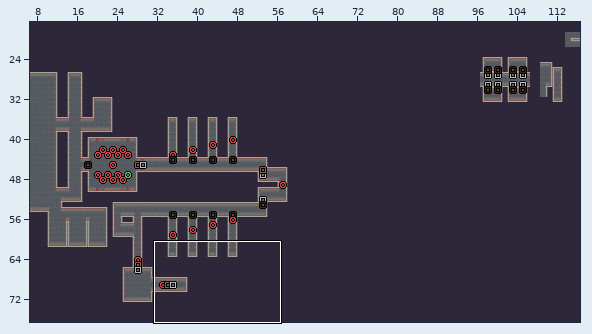
Two versions of a level (LDtk project, assets/maps/game_map.ldtk). The picture above shows the old version from afar; the outline marks the close-up.
Close-up. The starting point:
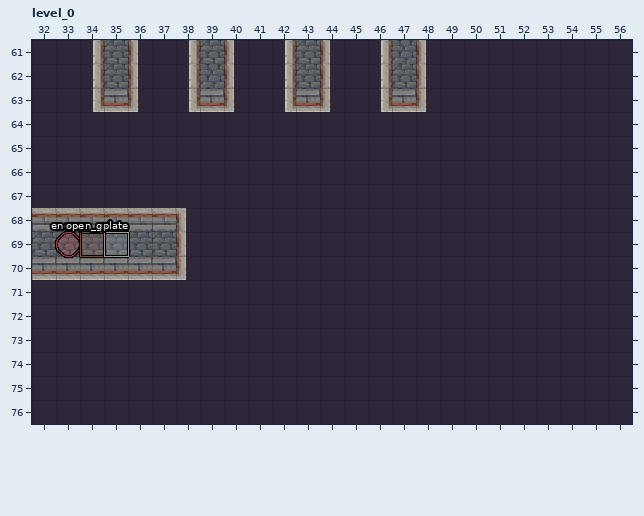
Cells are 16x16 px. Shown: level_0 x 32..56, y 61..76. The commit also changed other parts of the map, which this record leaves out.
New version:
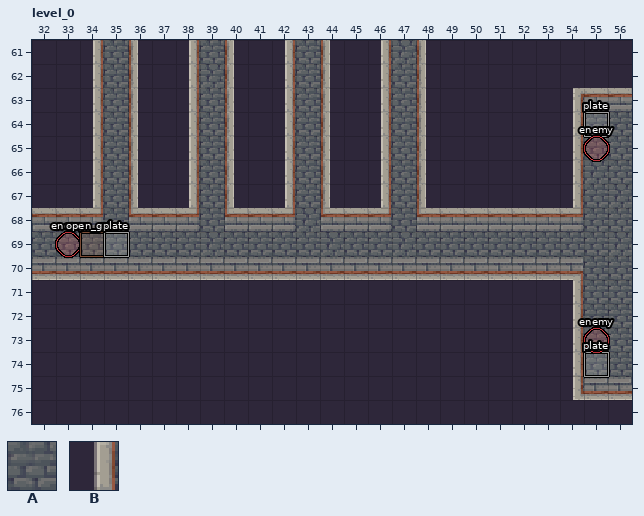
Key: from "layout": A 1 "Floor", B 2 "Wall".
_ is an empty cell, . an unchanged one.
Objects are placed by their top-left corner, in cells (3,4 is the top-left corner of cell 3,4); size is 1x1 cell unless given.
Changes in this commit:
--- layer "layout"
@@ x 34..56 @@
-63 .B...B...B...B......___
-64 ___.___.___.___.....___
-65 ___.___.___.___.....___
-66 ___.___.___.___.....___
-67 ___.___.___.___.....___
-68 .B...__________________
-69 ....B__________________
-70 .....__________________
-71 ....................___
-72 ....................___
-73 ....................___
-74 ....................___
-75 ....................___
+63 .A...A...A...A......BBB
+64 BAB.BAB.BAB.BAB.....BAA
+65 BAB.BAB.BAB.BAB.....BAA
+66 BAB.BAB.BAB.BAB.....BAA
+67 BAB.BAB.BAB.BAB.....BAA
+68 .A...ABBBABBBABBBBBBBAA
+69 ....AAAAAAAAAAAAAAAAAAA
+70 .....BBBBBBBBBBBBBBBBAA
+71 ....................BAA
+72 ....................BAA
+73 ....................BAA
+74 ....................BAA
+75 ....................BBB
--- layer "entities"
+"plate" rectangle at 55,74
+"plate" rectangle at 55,64
+"enemy" ellipse at 55,73
+"enemy" ellipse at 55,65
